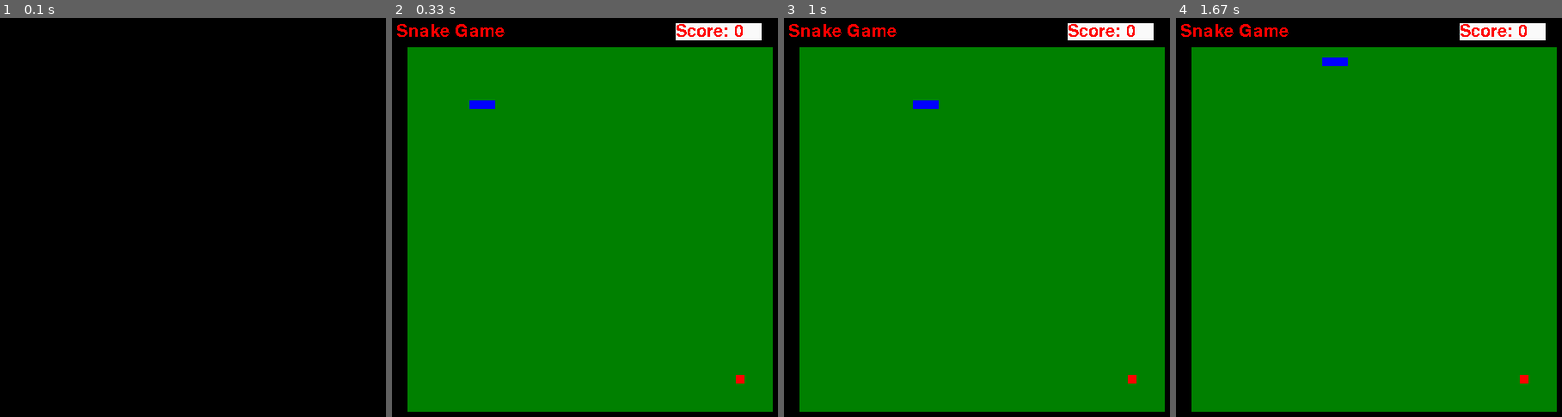
Above: before the commit, frames 1-4 (left to right).
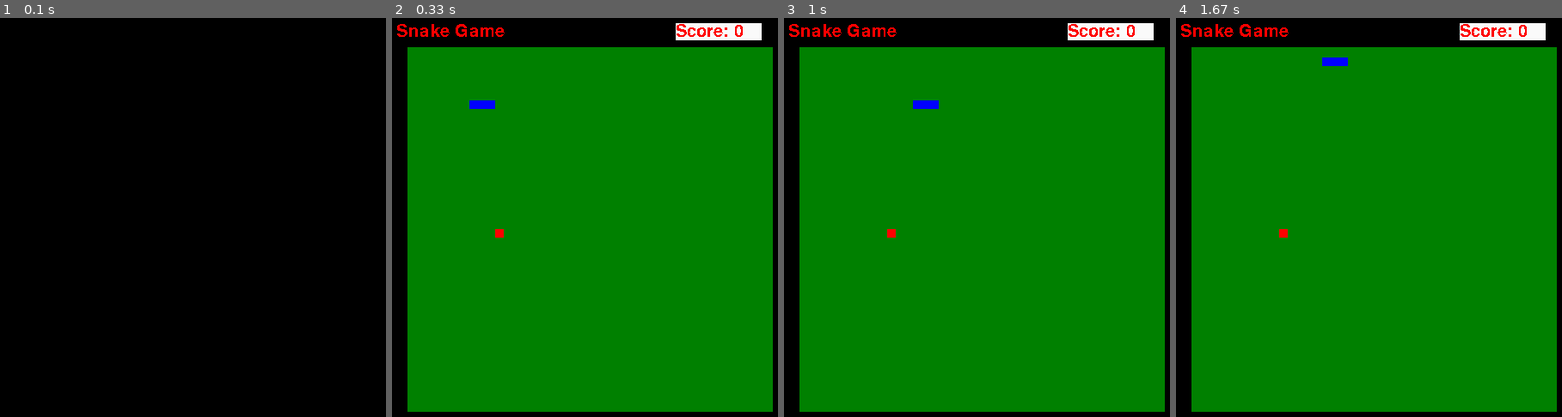
Above: after the commit, the same moments.

Repository: LeonardoCravero/Juego-Pygame
Game: pygame game, started from Juego de la serpiente.py
The game is run twice, just before and just after one commit, with the same random seed, the same clock (stepped at 60 frames per second) and the same inputs.
Inputs:
- Up to frame 1 (0.1 s): no input
- Up to frame 2 (0.33 s): no input
- Up to frame 3 (1 s): hold Up from 0.83 s (still down)
- Up to frame 4 (1.67 s): release Up at 1.3 s; hold Right from 1.33 s (still down)

Frame 1 is identical in both runs. In frame 2, 0.1% of the frame differs, in the area x 26-92%, y 52-92%; in frame 3, 0.1%; in frame 4, 0.1%.

Commit message:
Primer juego

Diff:
--- a/Juego de la serpiente.py
+++ b/Juego de la serpiente.py
@@ -15,8 +15,9 @@
 
 #Creacion de posicion de la manzana
 def comida():
-    random_pos = random.randint(5,45)*10
-    manzana_pos = [random_pos,random_pos]
+    random_pos1 = random.randrange(5,45)*10
+    random_pos2 = random.randrange(5, 45) * 10
+    manzana_pos = [random_pos1,random_pos2]
     return manzana_pos
 
 #Creacion de pantalla de juego
